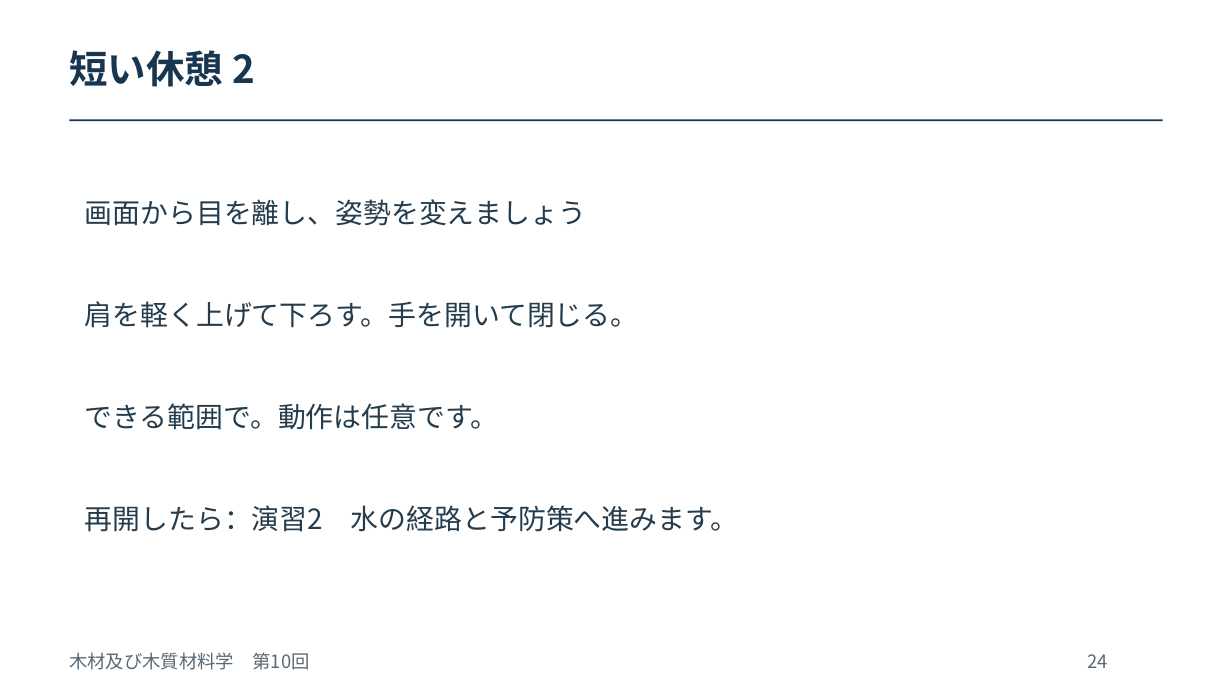
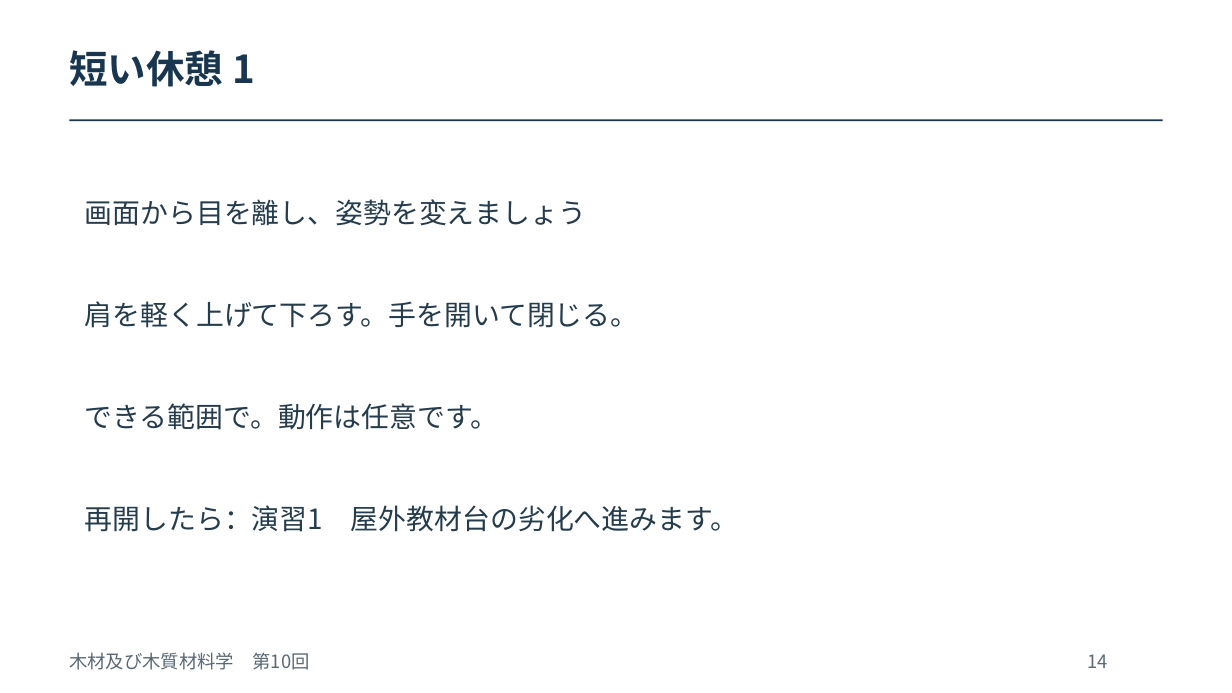
Before and after one commit to zooc-14calbp/wood-science-course, a slide deck: slide 14 of 第10回/10_オンデマンド_授業スライド.pptx (slide 24 before the commit). Drawn at 1232x693 pixels with LibreOffice and Linux fonts; fonts in the diff are those of the drawing. Boxes give left, top, right and bottom in pixels: in the first picture for what was removed or moved away, otherwise in the second. Text is boxed around its words. In the diff, an @@ line names an element or a change of style, - is before the commit and + after.

```diff
--- a/第10回/10_オンデマンド_授業スライド.pptx
+++ b/第10回/10_オンデマンド_授業スライド.pptx
@@ text at (x1=69, y1=50, x2=255, y2=87): text changed @@
-短い休憩 2
+短い休憩 1
@@ text at (x1=85, y1=505, x2=738, y2=532): text changed @@
-再開したら：演習2 水の経路と予防策へ進みます。
+再開したら：演習1 屋外教材台の劣化へ進みます。
@@ text at (x1=1088, y1=654, x2=1108, y2=668): text changed @@
-24
+14
```
Also in this commit, not shown: 18 other slides changed, 5 slides added, 20 other files.
